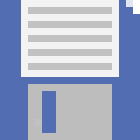
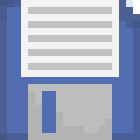
Revision of a layered 140px x 140px image; what changed, layer by layer:
painted on "Floppy Icon" over [0, 0, 140, 140]
